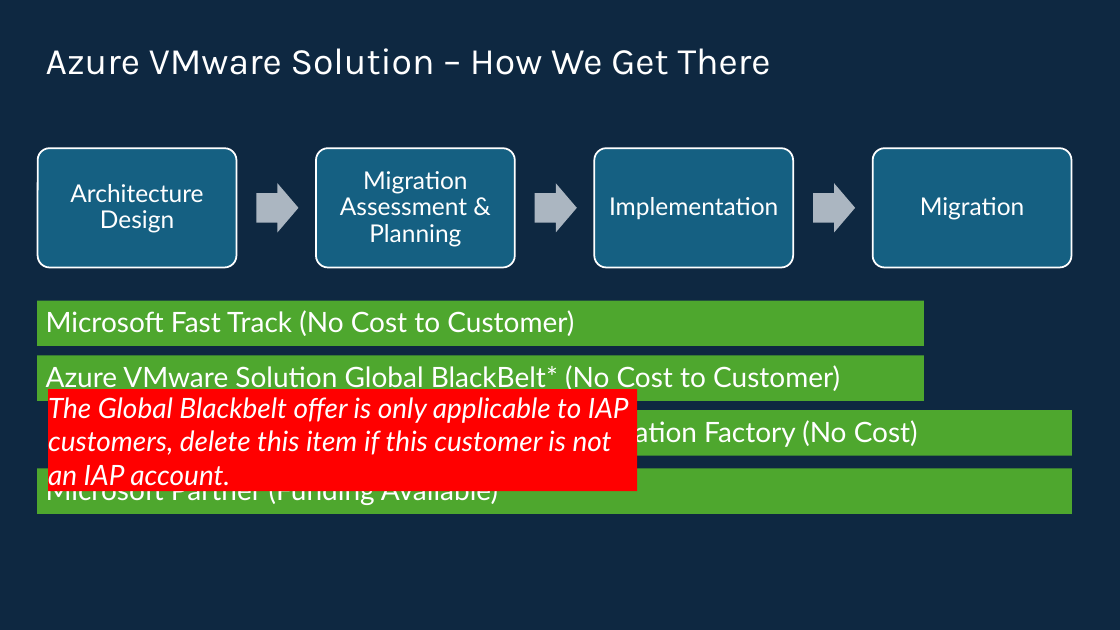
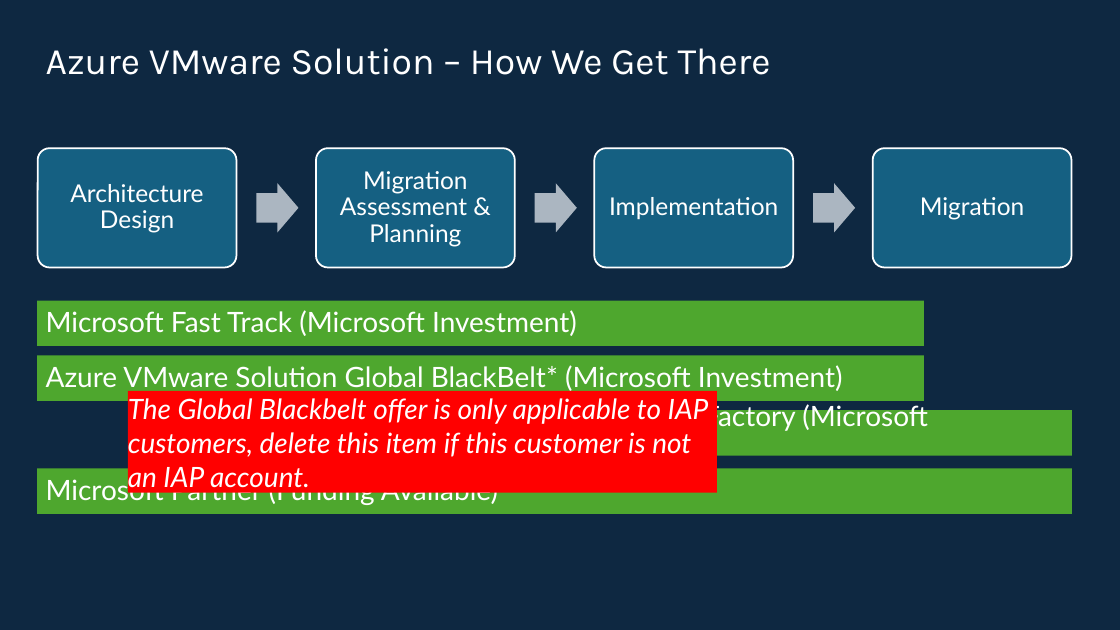
Before and after one commit to Trevor-Davis/Azure-VMware-Solution, a slide deck: slide 10 of AVS-Sizer/AVSDemandGen.pptm. Drawn at 1120x630 pixels with LibreOffice and Linux fonts; fonts in the diff are those of the drawing. Boxes give left, top, right and bottom in pixels: in the first picture for what was removed or moved away, otherwise in the second. Text is boxed around its words. In the diff, an @@ line names an element or a change of style, - is before the commit and + after.

Commit message:
adsfa

```diff
--- a/AVS-Sizer/AVSDemandGen.pptm
+++ b/AVS-Sizer/AVSDemandGen.pptm
@@ text at [46,310,577,336]: text changed @@
-Microsoft Fast Track (No Cost to Customer)
+Microsoft Fast Track (Microsoft Investment)
@@ text in rectangle at [46,365,843,393]: text changed @@
-Azure VMware Solution Global BlackBelt* (No Cost to Customer)
+Azure VMware Solution Global BlackBelt* (Microsoft Investment)
@@ rectangle "The Global Blackbelt offer is ...": place and size @@
-rectangle "The Global Blackbelt offer is ..." at [48,389,637,491]
+rectangle "The Global Blackbelt offer is ..." at [128,391,717,492]
@@ text in rectangle at [419,402,928,457]: text changed @@
-Azure Cloud Migration Factory (No Cost)
+Azure Cloud Migration Factory (Microsoft Investment)
```
